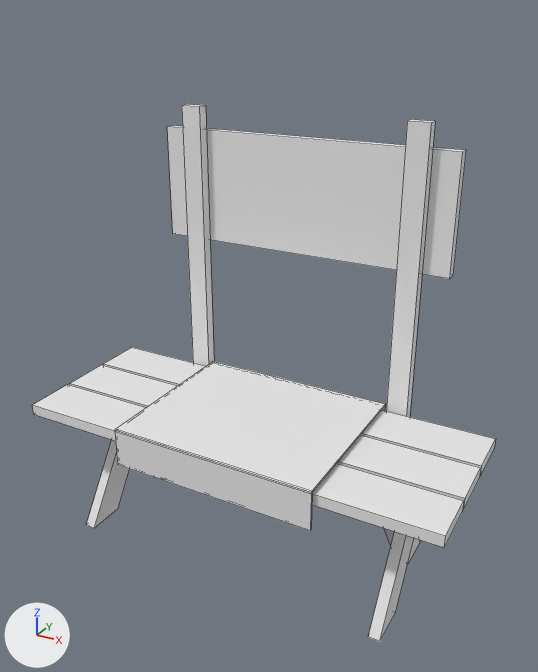
Before and after pictures for a commit that changed the OBJ model public/assets/models/customerService.obj.
Both versions are drawn from a 50 mm camera at (4.36, -7.52, 6.94) aimed at (0.16, 0.11, 3.13). Every picture has the same lights, and +X, +Y and +Z are marked at lower left. Mesh edges are drawn as thin lines. Where no turn or scale is listed for an object, it has been applied to the vertices.

Names of what the first picture shows: 'customerService'.
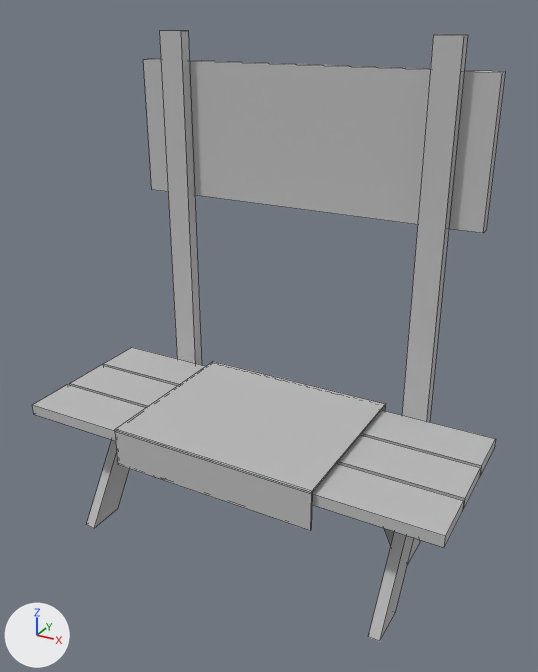
What differs and where, as boxes [x1, y1, x2, y2] in the pictures (538 x 672 px; the box of a moved part takes in the faces that stretch with it):
'customerService', recoloured, reshaped (white to grey, 14% taller): before [32, 104, 496, 641]; after [32, 30, 506, 641]
part 1 of me_customerservice, moved or reshaped: before [386, 119, 435, 417]; after [402, 35, 468, 422]
part 2 of me_customerservice, moved or reshaped: before [167, 125, 466, 279]; after [143, 59, 506, 233]
part 3 of me_customerservice, moved or reshaped: before [182, 104, 214, 366]; after [160, 30, 202, 365]

Patch to the scene script:
```diff
--- a/public/assets/models/customerService.obj.py
+++ b/public/assets/models/customerService.obj.py
@@ mat_initialshadinggroup @@
 mat_initialshadinggroup = principled_material('initialShadingGroup')
-mat_initialshadinggroup.base_color = (0.8, 0.8, 0.8)  # white #e7e7e7
+mat_initialshadinggroup.base_color = (0.5, 0.5, 0.5)  # grey #bcbcbc
 mat_initialshadinggroup.roughness = 1.0
@@ me_customerservice @@
 me_customerservice.from_pydata(...)  # 104 vertices, 82 faces; spans x -2.93..2.93, y -1.17..1.41, z 0.0..5.74
 # used by ob_customerservice; location = (0.0, 0.0, 0.0)
+# me_customerservice part 1: the loose piece of 8 vertices spanning x 1.44..1.73, y 1.12..1.28, z 0.0..5.74 is scaled about its middle by 1.16, then moved by (0.26, -0.01, 0.47)
+# me_customerservice part 2: the loose piece of 8 vertices spanning x -2.11..2.09, y 1.26..1.41, z 3.87..5.42 is scaled about its middle by 1.16, then moved by (0.0, 0.01, 0.75)
+# me_customerservice part 3: the loose piece of 8 vertices spanning x -1.75..-1.46, y 1.12..1.28, z 0.0..5.74 is scaled about its middle by 1.16, then moved by (-0.26, -0.01, 0.47)
 me_customerservice.materials.append(mat_initialshadinggroup)
```
